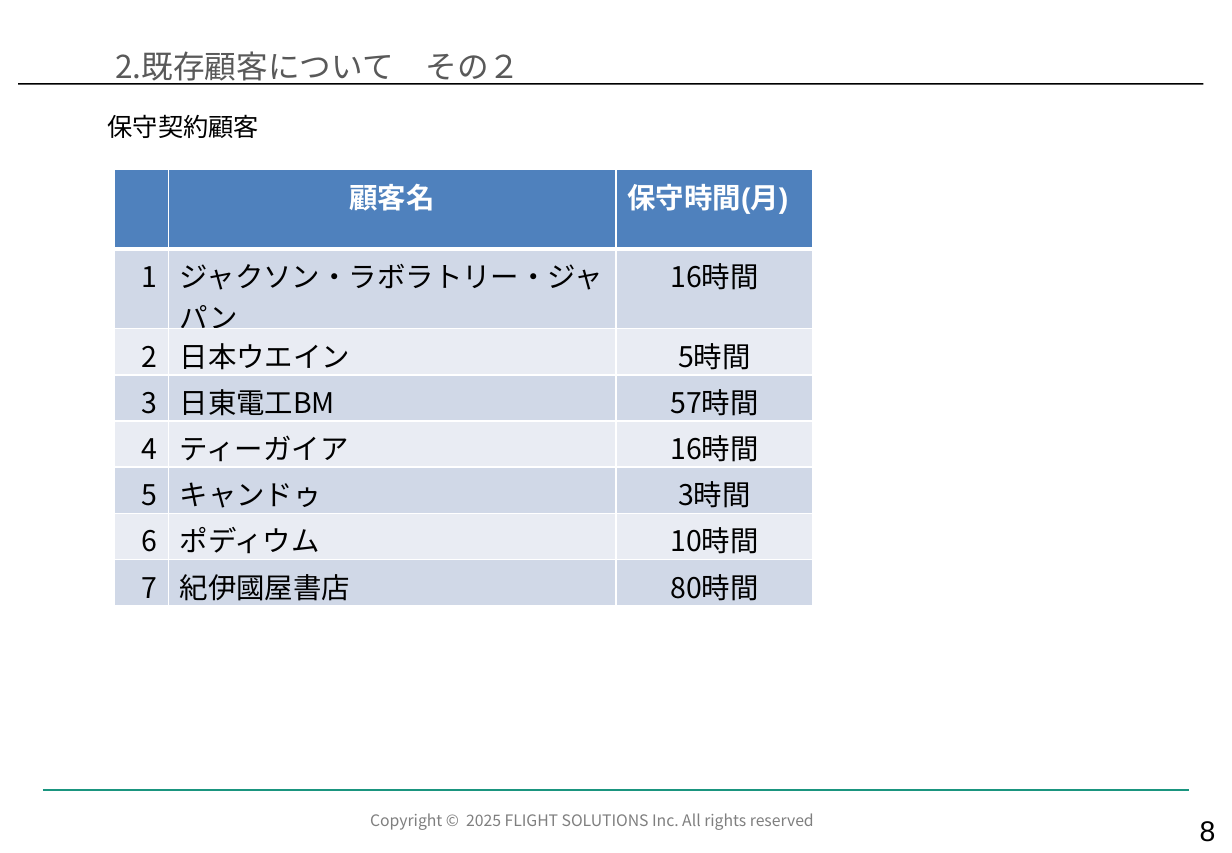
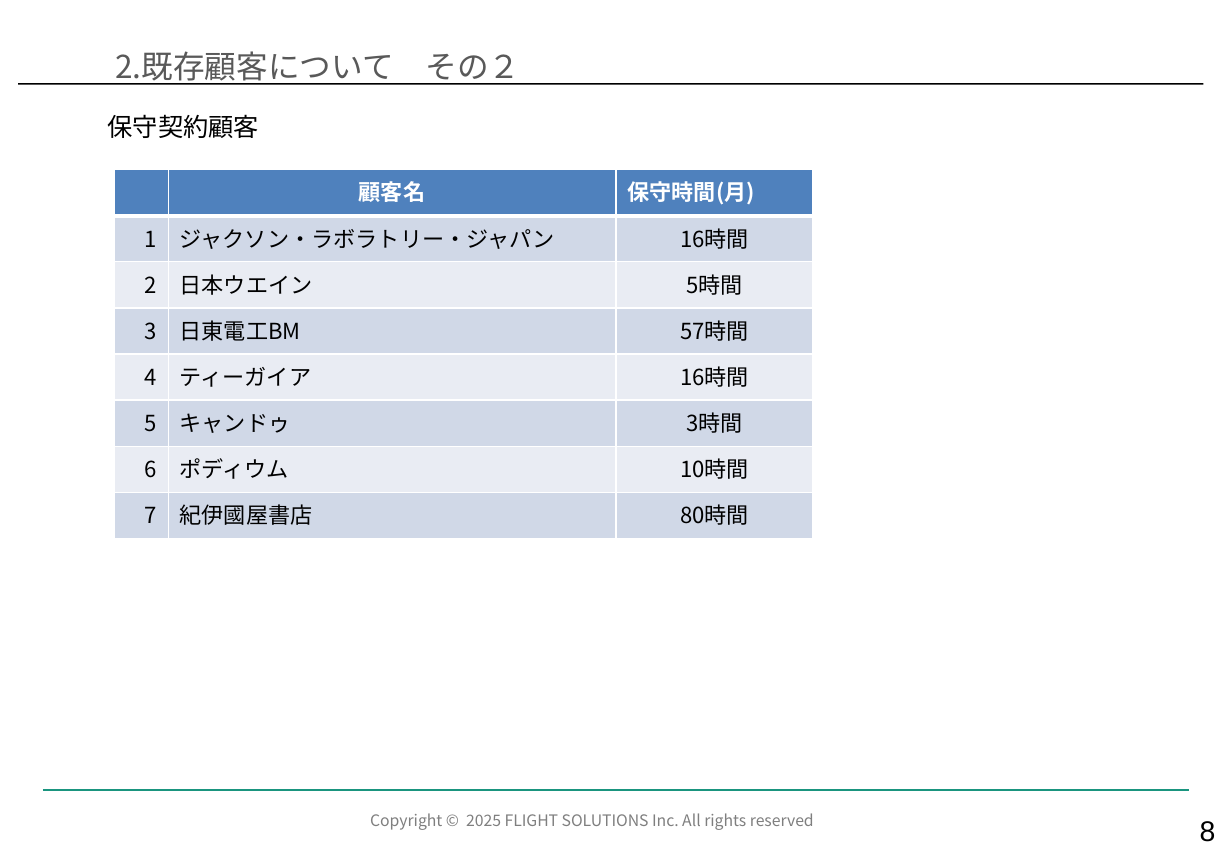
Before and after one commit to kozonoflight/git_tutorial, a slide deck: slide 9 of docs/【EC】ECサービス部_2026年7月度部会_Ver1.1.pptx. Drawn at 1232x853 pixels with LibreOffice and Linux fonts; fonts in the diff are those of the drawing; background and template pictures are left out. Boxes give left, top, right and bottom in pixels: in the first picture for what was removed or moved away, otherwise in the second. Text is boxed around its words. In the diff, an @@ line names an element or a change of style, - is before the commit and + after.

```diff
--- a/docs/【EC】ECサービス部_2026年7月度部会_Ver1.1.pptx
+++ b/docs/【EC】ECサービス部_2026年7月度部会_Ver1.1.pptx
@@ table at bbox=[115, 169, 813, 538] @@
@@ size 18 to 14 pt @@
@@ font Arial to Noto Sans CJK JP in "顧客名", "保守時間(月)" @@
```
Also in this commit, not shown: 10 other slides changed.
